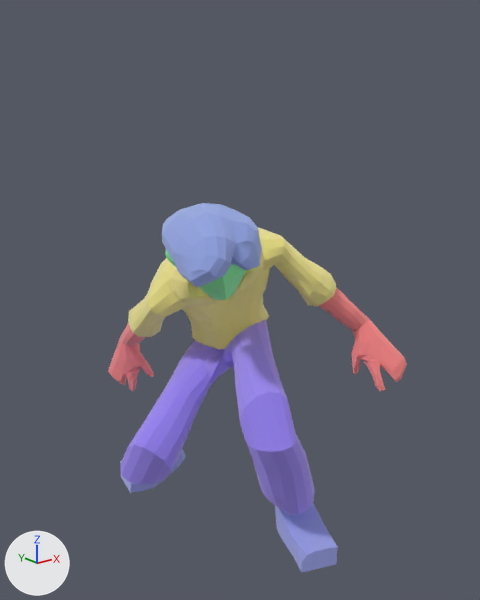
Two versions of the FBX model Assets/_Fukushima/Character/Animations/Model/Jump.fbx, one commit apart.
Camera for both pictures: a 50 mm camera at (-1.264, -1.661, 1.427) aimed at (0.035, -0.037, 0.777). The axes (+X, +Y, +Z) are drawn at lower left. The lights are the same throughout. Both versions are drawn at frame 22 of the action 'Armature|Action'; the numbers are the values there.

In view in the first picture: 'Braços', 'Cabelo', 'Calça', 'Camisa', 'Corpo', 'Sapato'.
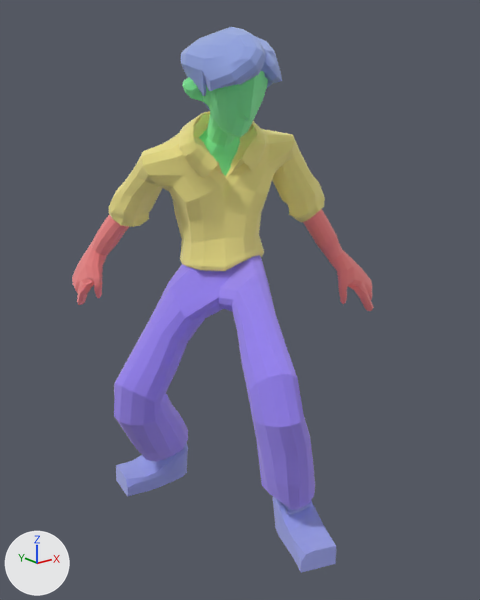
Where the change shows, as pixel boxes [x1, y1, x2, y2] in the pictures (480 x 600 px):
'Calça', posed (30% taller): before [120, 319, 315, 515]; after [114, 255, 315, 510]
'Camisa', posed (30% taller): before [128, 227, 336, 350]; after [108, 111, 325, 271]
'Cabelo', posed: before [162, 203, 262, 287]; after [181, 27, 282, 110]
'Braços', posed: before [108, 287, 407, 391]; after [72, 209, 374, 311]
'Sapato', posed: before [120, 449, 338, 572]; after [116, 442, 336, 573]
'Corpo', posed: before [165, 250, 246, 300]; after [182, 71, 268, 176]
bone 'mixamorig:Hips', root to tip: before (228, 321) to (224, 302); after (221, 247) to (219, 223)
bone 'mixamorig:Spine', root to tip: before (223, 302) to (219, 283); after (219, 225) to (217, 198)
bone 'mixamorig:Spine1', root to tip: before (219, 283) to (215, 269); after (217, 198) to (217, 168)
bone 'mixamorig:Spine2', root to tip: before (215, 269) to (216, 269); after (217, 168) to (220, 137)
bone 'mixamorig:Neck', root to tip: before (216, 269) to (214, 263); after (220, 136) to (223, 111)
bone 'mixamorig:Head', root to tip: before (216, 269) to (207, 209); after (225, 114) to (232, 23)
bone 'mixamorig:LeftShoulder', root to tip: before (233, 260) to (268, 248); after (237, 140) to (271, 150)
bone 'mixamorig:LeftArm', root to tip: before (268, 248) to (323, 293); after (271, 150) to (310, 211)
bone 'mixamorig:LeftHand', root to tip: before (361, 326) to (375, 353); after (336, 256) to (354, 278)
bone 'mixamorig:LeftHandThumb1', root to tip: before (360, 342) to (357, 353); after (343, 269) to (343, 282)
bone 'mixamorig:LeftHandMiddle1', root to tip: before (383, 354) to (391, 363); after (358, 278) to (364, 285)
bone 'mixamorig:RightShoulder', root to tip: before (197, 276) to (167, 293); after (201, 144) to (163, 165)
bone 'mixamorig:RightArm', root to tip: before (167, 293) to (143, 322); after (163, 165) to (123, 214)
bone 'mixamorig:RightHand', root to tip: before (128, 341) to (128, 364); after (98, 250) to (87, 274)
bone 'mixamorig:RightHandThumb1', root to tip: before (135, 354) to (142, 362); after (96, 266) to (97, 278)
bone 'mixamorig:RightHandThumb2', root to tip: before (142, 362) to (147, 370); after (97, 278) to (97, 288)
bone 'mixamorig:RightHandMiddle2', root to tip: before (119, 372) to (119, 377); after (79, 281) to (80, 287)
bone 'mixamorig:LeftUpLeg', root to tip: before (250, 322) to (265, 420); after (244, 256) to (274, 394)
bone 'mixamorig:LeftLeg', root to tip: before (265, 420) to (293, 498); after (274, 394) to (292, 498)
bone 'mixamorig:LeftFoot', root to tip: before (293, 498) to (320, 552); after (292, 498) to (319, 552)
bone 'mixamorig:RightUpLeg', root to tip: before (209, 336) to (147, 463); after (199, 261) to (137, 397)
bone 'mixamorig:RightLeg', root to tip: before (147, 463) to (160, 439); after (137, 397) to (171, 443)
bone 'mixamorig:RightFoot', root to tip: before (160, 439) to (139, 476); after (171, 443) to (135, 480)
bone 'mixamorig:RightToeBase', root to tip: before (139, 476) to (121, 476); after (135, 480) to (117, 481)

The edits, one by one:
Bone 'mixamorig:Hips' (bone_mixamorig_hips) moves from (0.012, -0.442, -0.007) to (-0.023, -0.186, 0.002).
Bone 'mixamorig:Hips' (bone_mixamorig_hips) turns from (10, -26, 16) to (1, -31, 4) degrees about its own x, y and z.
Bone 'mixamorig:Spine' (bone_mixamorig_spine) turns from (13, 1, 0) to (6, 3, 0) degrees about its own x, y and z.
Bone 'mixamorig:Spine1' (bone_mixamorig_spine1) turns from (26, 1, 5) to (13, 6, 0) degrees about its own x, y and z.
Bone 'mixamorig:Spine2' (bone_mixamorig_spine2) turns from (26, 1, 5) to (13, 6, 0) degrees about its own x, y and z.
Bone 'mixamorig:Neck' (bone_mixamorig_neck) turns from (-22, -8, 1) to (-10, -2, -1) degrees about its own x, y and z.
Bone 'mixamorig:Head' (bone_mixamorig_head) turns from (-24, -2, -4) to (-6, 10, -1) degrees about its own x, y and z.
Bone 'mixamorig:LeftShoulder' (bone_mixamorig_leftshoulder) turns from (4, 2, 10) to (-1, 1, 5) degrees about its own x, y and z.
Bone 'mixamorig:LeftArm' (bone_mixamorig_leftarm) turns from (-21, 20, 49) to (4, -13, 28) degrees about its own x, y and z.
Bone 'mixamorig:LeftHand' (bone_mixamorig_lefthand) turns from (-13, 19, 21) to (-2, 35, 1) degrees about its own x, y and z.
Bone 'mixamorig:LeftHandThumb1' (bone_mixamorig_lefthandthumb1) turns from (35, -3, -3) to (36, 3, -11) degrees about its own x, y and z.
Bone 'mixamorig:LeftHandMiddle1' (bone_mixamorig_lefthandmiddle1) turns from (-5, 2, -3) to (3, 1, -7) degrees about its own x, y and z.
Bone 'mixamorig:RightShoulder' (bone_mixamorig_rightshoulder) turns from (11, 0, -7) to (2, -2, -5) degrees about its own x, y and z.
Bone 'mixamorig:RightArm' (bone_mixamorig_rightarm) turns from (-5, -3, -13) to (14, 9, 13) degrees about its own x, y and z.
Bone 'mixamorig:RightHand' (bone_mixamorig_righthand) turns from (-9, -18, -21) to (7, -12, -10) degrees about its own x, y and z.
Bone 'mixamorig:RightHandThumb1' (bone_mixamorig_righthandthumb1) turns from (19, 10, 2) to (21, 7, 10) degrees about its own x, y and z.
Bone 'mixamorig:RightHandThumb2' (bone_mixamorig_righthandthumb2) turns from (-5, 1, 7) to (-4, 1, 16) degrees about its own x, y and z.
Bone 'mixamorig:RightHandMiddle2' (bone_mixamorig_righthandmiddle2) turns from (27, 0, -1) to (32, 1, -1) degrees about its own x, y and z.
Bone 'mixamorig:LeftUpLeg' (bone_mixamorig_leftupleg) turns from (98, 10, -1) to (54, 3, 3) degrees about its own x, y and z.
Bone 'mixamorig:LeftLeg' (bone_mixamorig_leftleg) turns from (-100, 0, 0) to (-62, 0, 0) degrees about its own x, y and z.
Bone 'mixamorig:LeftFoot' (bone_mixamorig_leftfoot) turns from (17, -6, -20) to (10, 0, -15) degrees about its own x, y and z.
Bone 'mixamorig:RightUpLeg' (bone_mixamorig_rightupleg) turns from (60, 30, -28) to (23, 35, -13) degrees about its own x, y and z.
Bone 'mixamorig:RightLeg' (bone_mixamorig_rightleg) turns from (-110, 0, 0) to (-62, 0, 0) degrees about its own x, y and z.
Bone 'mixamorig:RightFoot' (bone_mixamorig_rightfoot) turns from (5, 25, 24) to (21, 18, 17) degrees about its own x, y and z.
Bone 'mixamorig:RightToeBase' (bone_mixamorig_righttoebase) turns from (30, 26, 8) to (6, 7, 0) degrees about its own x, y and z.
